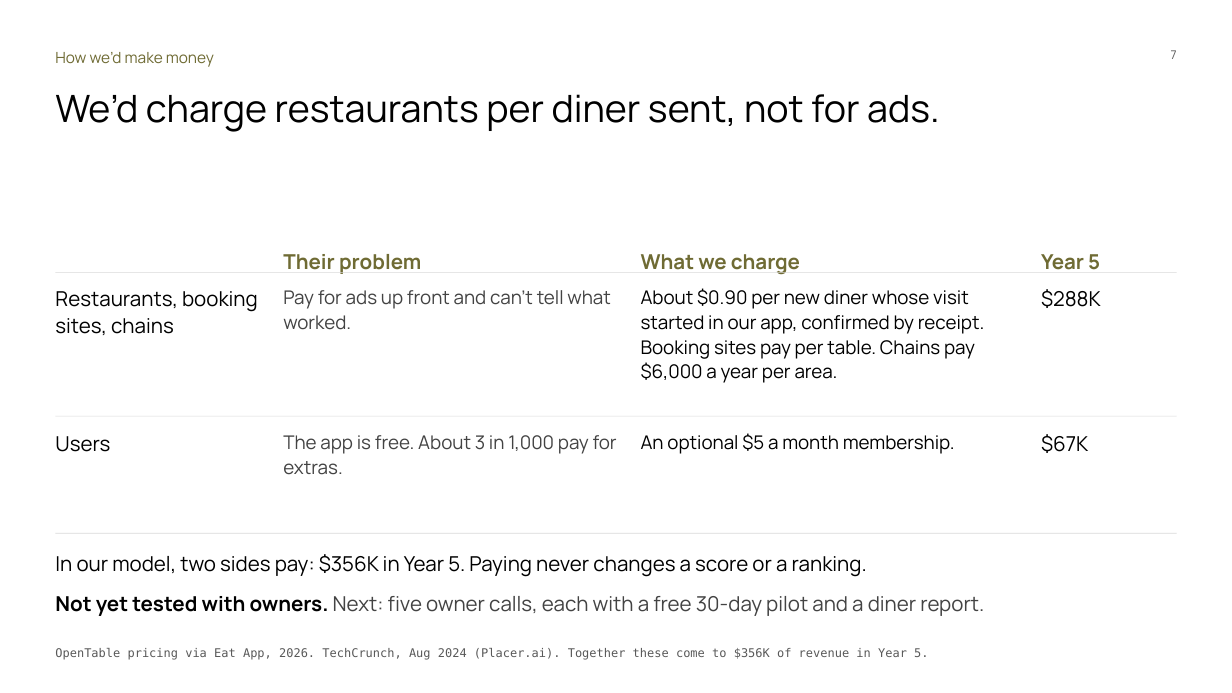
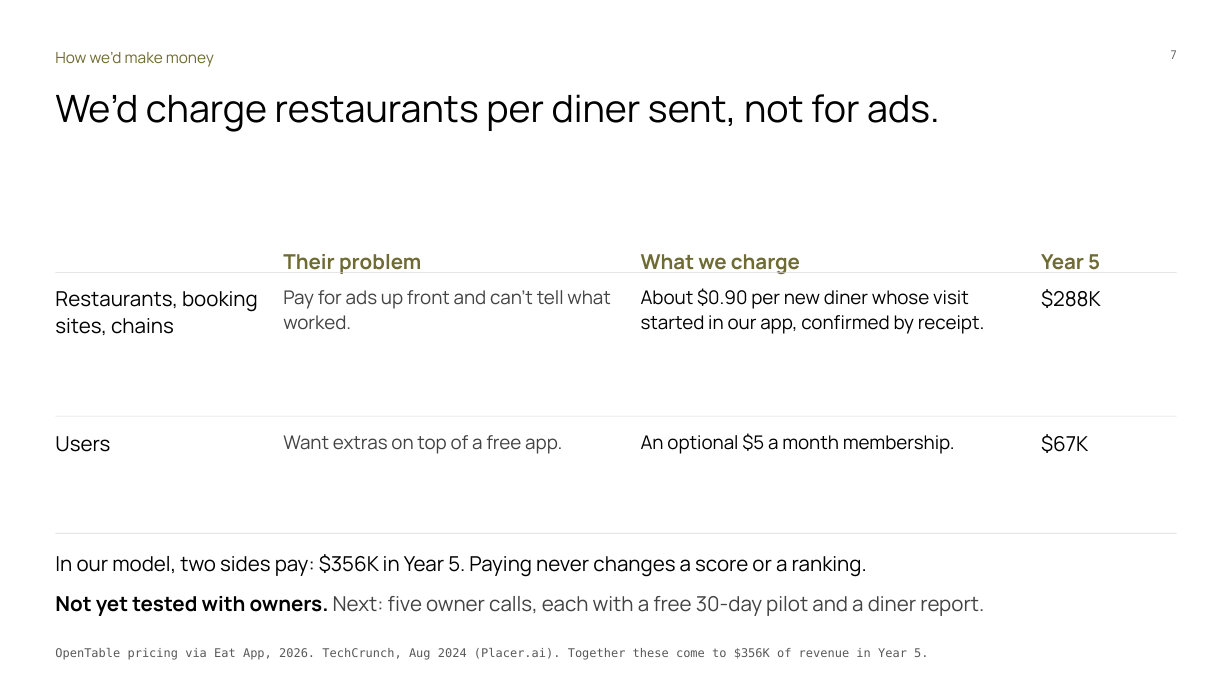
Before and after one commit to Dinguusto/Alex-s-workout-app, a slide deck: slide 7 of ENTR_4501_Gate_2_deck_readable.pptx. Drawn at 1232x693 pixels with LibreOffice and Linux fonts; fonts in the diff are those of the drawing. Boxes give left, top, right and bottom in pixels: in the first picture for what was removed or moved away, otherwise in the second. Text is boxed around its words. In the diff, an @@ line names an element or a change of style, - is before the commit and + after.

```diff
--- a/ENTR_4501_Gate_2_deck_readable.pptx
+++ b/ENTR_4501_Gate_2_deck_readable.pptx
@@ text at box(641, 288, 984, 334): text changed @@
-About $0.90 per new diner whose visit started in our app, confirmed by receipt. Booking sites pay per table. Chains pay $6,000 a year per area.
+About $0.90 per new diner whose visit started in our app, confirmed by receipt.
@@ text at box(283, 435, 562, 454): text changed @@
-The app is free. About 3 in 1,000 pay for extras.
+Want extras on top of a free app.
```
Also in this commit, not shown: 3 other slides changed.
